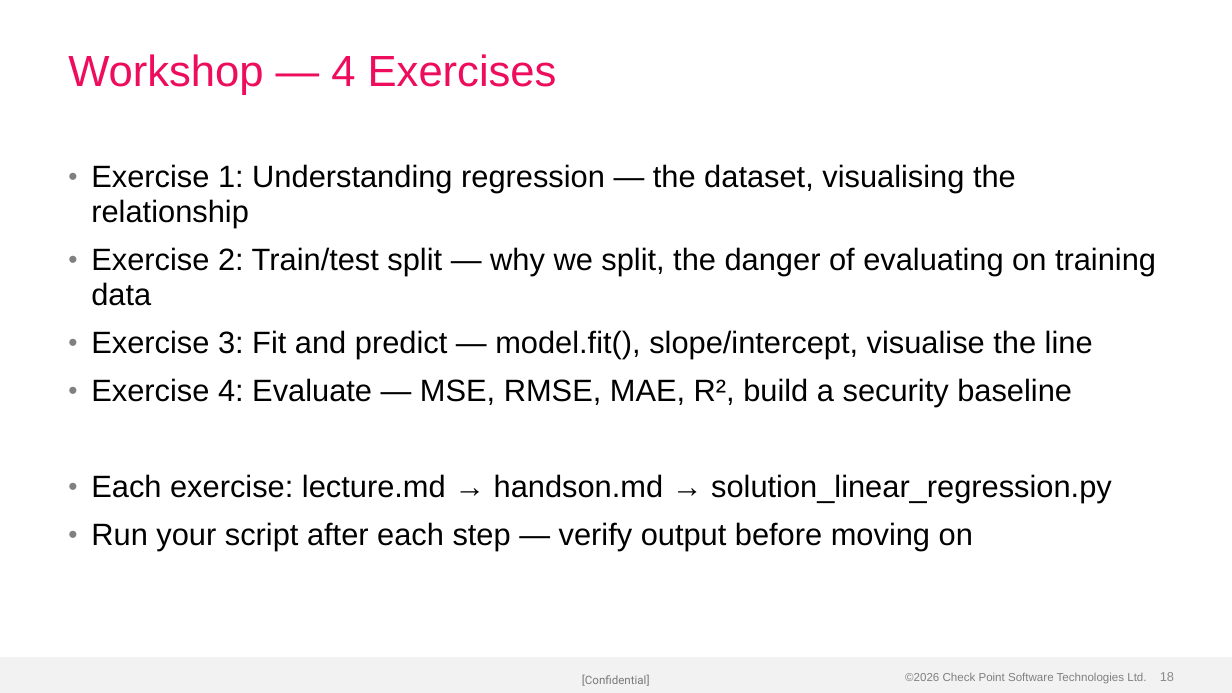
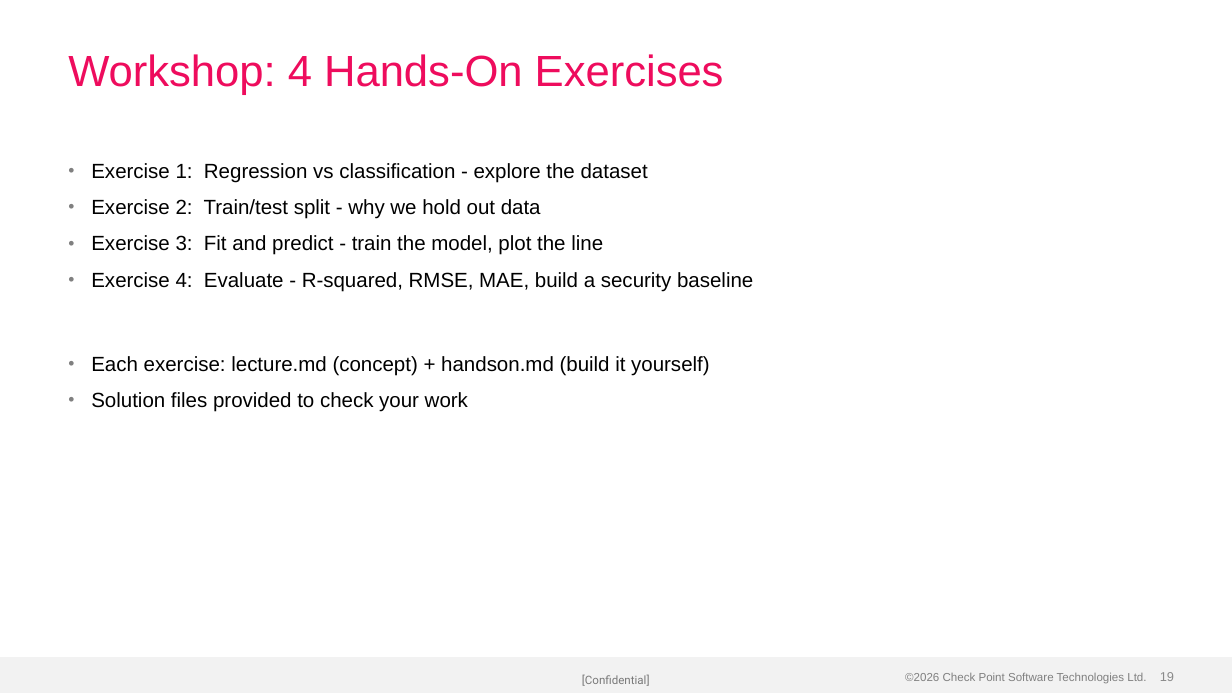
Before and after one commit to alshawwaf/ai-basic-training, a slide deck: slide 19 of stage1_classic_ml/02_linear_regression/Lecture-2-Linear-Regression.pptx (slide 18 before the commit). Drawn at 1232x693 pixels with LibreOffice and Linux fonts; fonts in the diff are those of the drawing; background and template pictures are left out. Boxes give left, top, right and bottom in pixels: in the first picture for what was removed or moved away, otherwise in the second. Text is boxed around its words. In the diff, an @@ line names an element or a change of style, - is before the commit and + after.

Commit message:
Rebuild Stage 1 lectures 2-5 with professional structure and visuals
Each lecture reorganised with 5 focused sections (down from 5-6
fragmented dividers), consistent colour palette, professional
matplotlib-generated images, and varied template layouts. Tighter
content with one idea per slide and clear narrative flow.

- Lecture 2 (21 slides): regression equation, scatter plots, metrics cards, anomaly baseline
- Lecture 3 (20 slides): sigmoid curve, URL features, coefficients, threshold tuning
- Lecture 4 (20 slides): tree flowchart, Gini pies, attack signatures, overfitting chart
- Lecture 5 (22 slides): accuracy trap, confusion matrix, metric cards, ROC curve, PR tradeoff

```diff
--- a/stage1_classic_ml/02_linear_regression/Lecture-2-Linear-Regression.pptx
+++ b/stage1_classic_ml/02_linear_regression/Lecture-2-Linear-Regression.pptx
@@ title at (x1=68, y1=54, x2=724, y2=95): text changed @@
-Workshop — 4 Exercises
+Workshop: 4 Hands-On Exercises
@@ text at (x1=91, y1=163, x2=753, y2=412): text changed; size 24 to 16 pt @@
-• Exercise 1: Understanding regression — the dataset, visualising the relationship
-• Exercise 2: Train/test split — why we split, the danger of evaluating on training data
-• Exercise 3: Fit and predict — model.fit(), slope/intercept, visualise the line
-• Exercise 4: Evaluate — MSE, RMSE, MAE, R², build a security baseline
-• Each exercise: lecture.md → handson.md → solution_linear_regression.py
-• Run your script after each step — verify output before moving on
+• Exercise 1: Regression vs classification - explore the dataset
+• Exercise 2: Train/test split - why we hold out data
+• Exercise 3: Fit and predict - train the model, plot the line
+• Exercise 4: Evaluate - R-squared, RMSE, MAE, build a security baseline
+• Each exercise: lecture.md (concept) + handson.md (build it yourself)
+• Solution files provided to check your work
```
Also in this commit, not shown: 13 other slides changed, 7 slides added, 6 slides removed, 3 other files.
